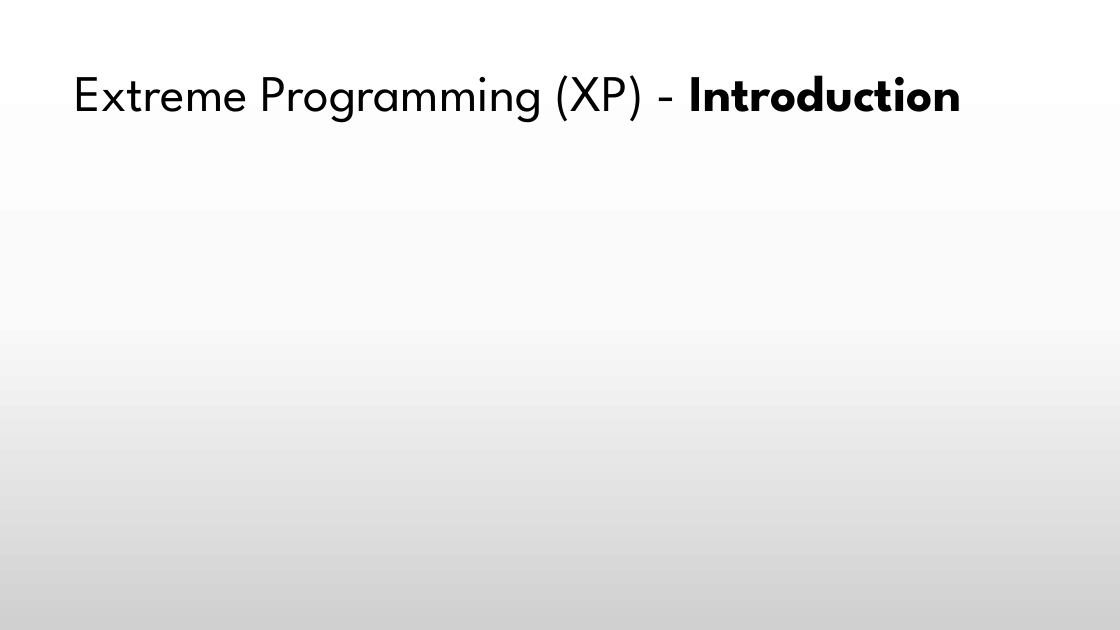
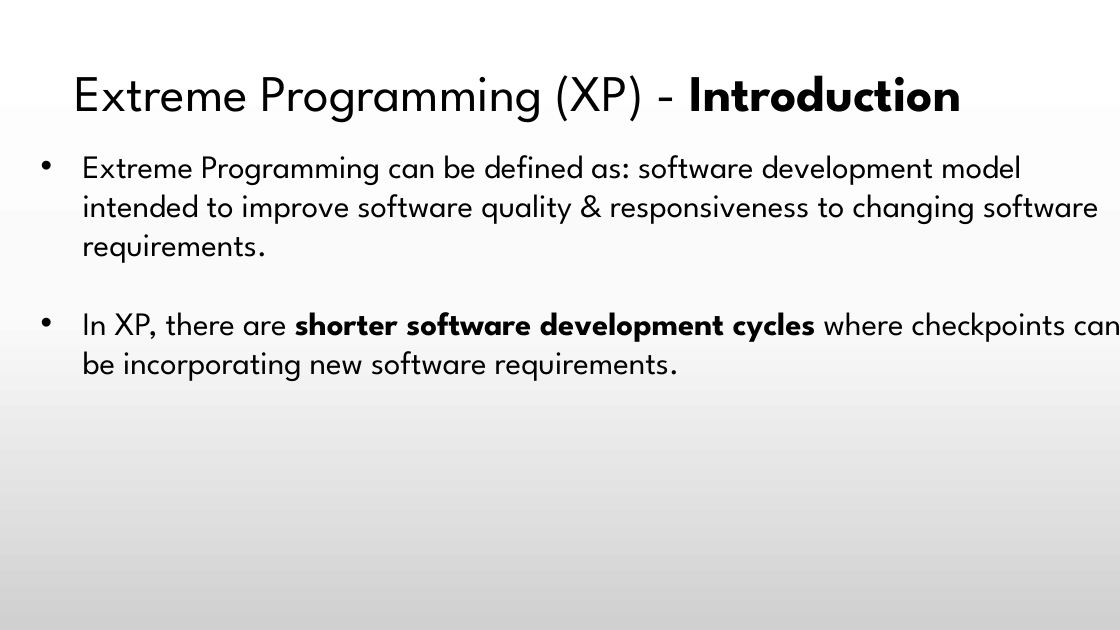
Before and after one commit to praash47/aasn-iii, a slide deck: slide 5 of extreme_programming.pptx. Drawn at 1120x630 pixels with LibreOffice and Linux fonts; fonts in the diff are those of the drawing. Boxes give left, top, right and bottom in pixels: in the first picture for what was removed or moved away, otherwise in the second. Text is boxed around its words. In the diff, an @@ line names an element or a change of style, - is before the commit and + after.

```diff
--- a/extreme_programming.pptx
+++ b/extreme_programming.pptx
@@ text added at [83, 155, 1120, 381], 28 pt, text #000000 @@
+• Extreme Programming can be defined as: software development model intended to improve software quality & responsiveness to changing software requirements.
+• In XP, there are shorter software development cycles where checkpoints can be incorporating new software requirements.
```
Also in this commit, not shown: 1 slide added.
